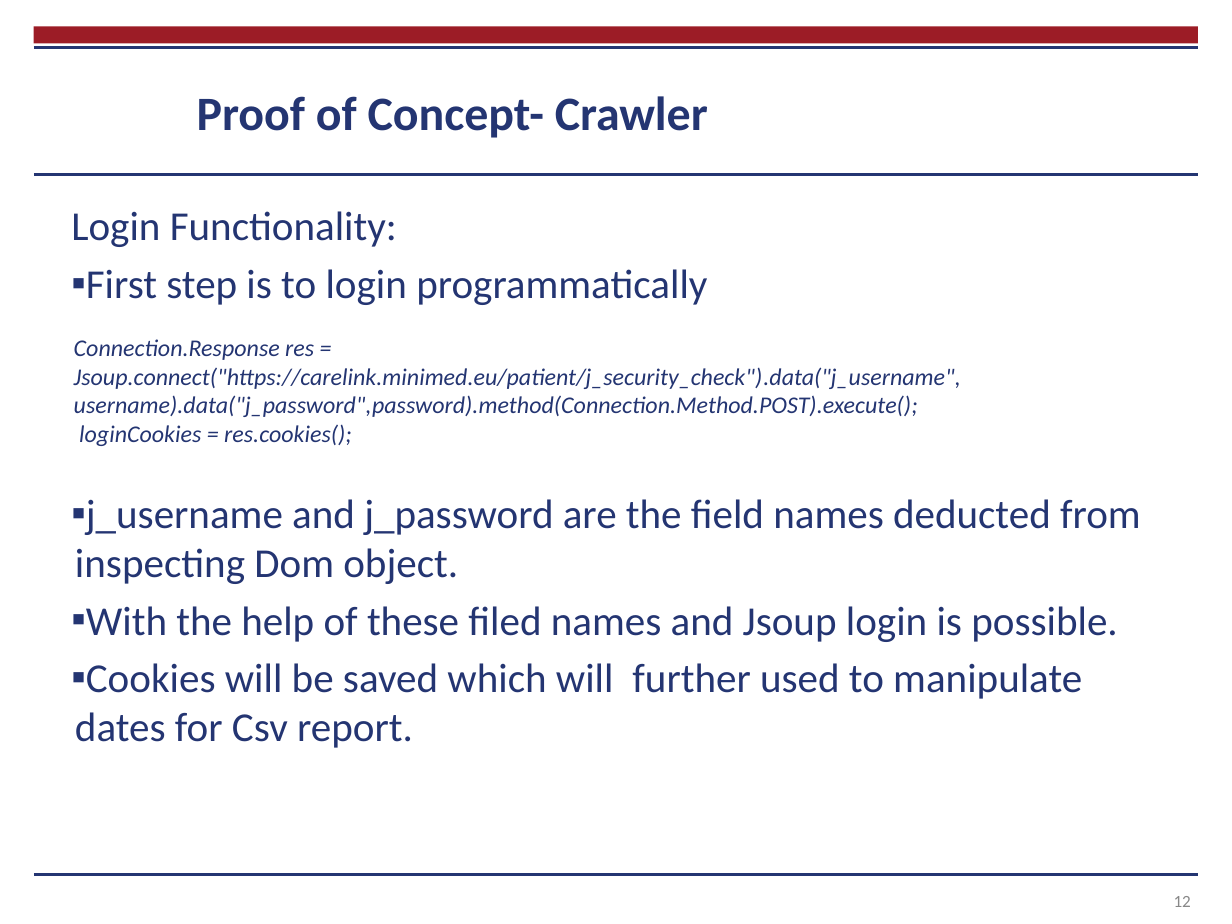
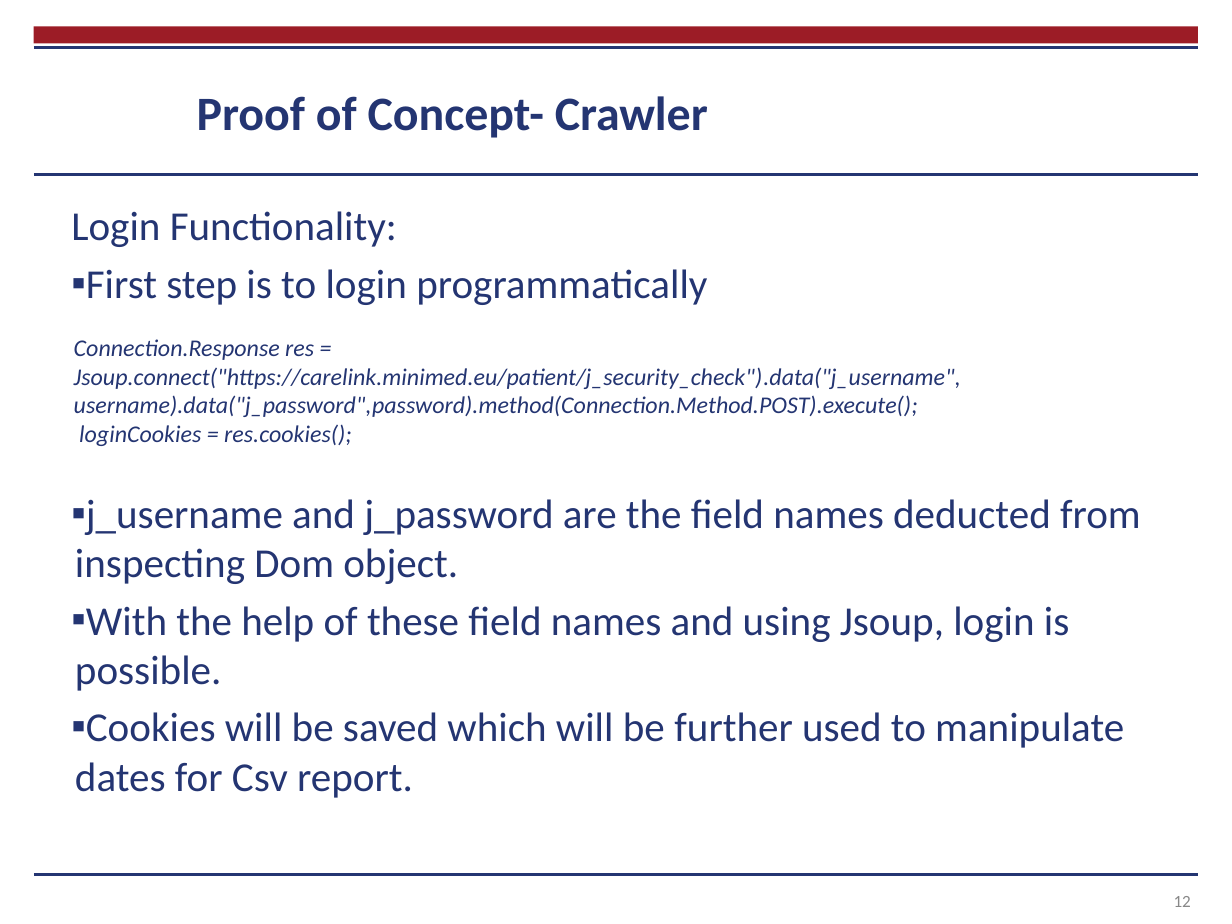
Before and after one commit to chikhalenakush/Report, a slide deck: slide 12 of Thesis presentation.pptx. Drawn at 1232x924 pixels with LibreOffice and Linux fonts; fonts in the diff are those of the drawing; background and template pictures are left out. Boxes give left, top, right and bottom in pixels: in the first picture for what was removed or moved away, otherwise in the second. Text is boxed around its words. In the diff, an @@ line names an element or a change of style, - is before the commit and + after.

```diff
--- a/Thesis presentation.pptx
+++ b/Thesis presentation.pptx
@@ text at box(75, 606, 1124, 798): text changed @@
-▪ With the help of these filed names and Jsoup login is possible.
-▪ Cookies will be saved which will further used to manipulate dates for Csv report.
+▪ With the help of these field names and using Jsoup, login is possible.
+▪ Cookies will be saved which will be further used to manipulate dates for Csv report.
```
Also in this commit, not shown: 12 other slides changed, 2 slides added, 1 other file.
